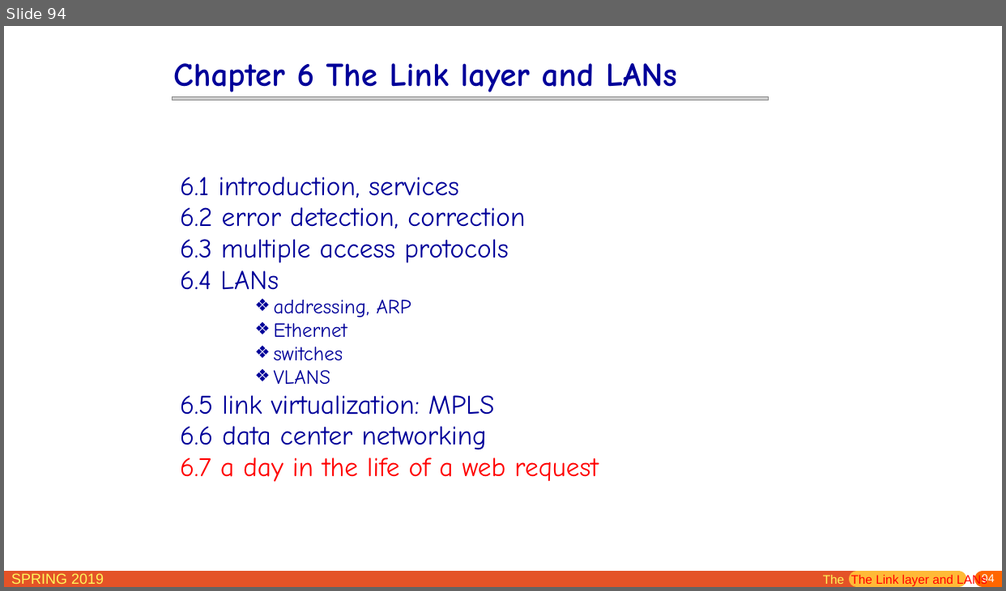
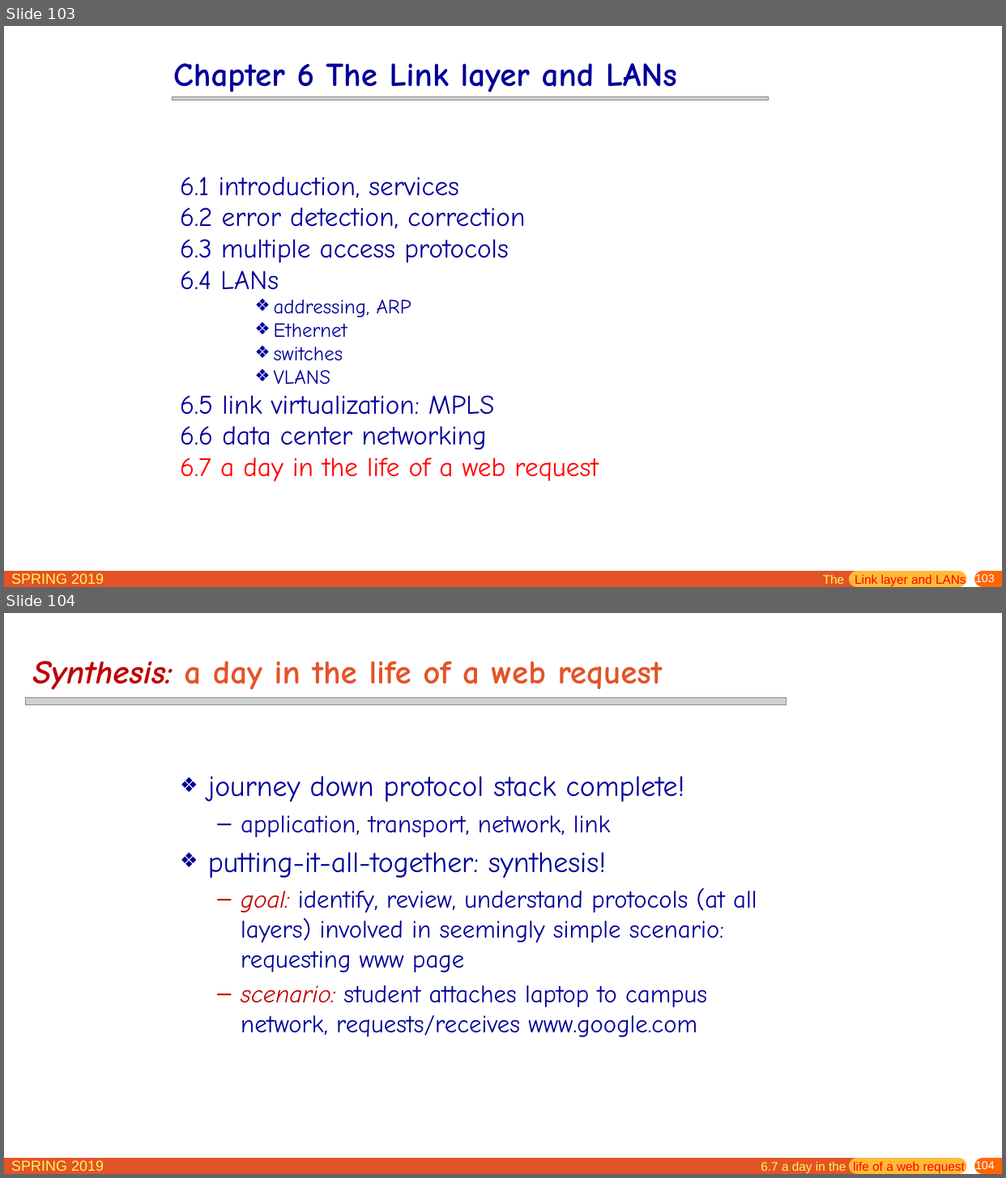
Before and after one commit to jichenghu/PPT_networkDistributed, a slide deck: chapter6.pptx. Shown one above the other, each under a label of ours: slide 94 before the commit, slides 103 and 104 after it. The pictures are 1006x591 and 1006x1178 pixels, drawn with LibreOffice and Linux fonts; fonts in the diff are those of the drawing; grey boxes stand for pictures. Boxes give left, top, right and bottom in pixels: in the first picture for what was removed or moved away, otherwise in the second. Text is boxed around its words. In the diff, an @@ line names an element or a change of style, - is before the commit and + after.

```diff
--- a/chapter6.pptx
+++ b/chapter6.pptx
@@ slide 104 added at (4,613,1002,1174), background #FFFFFF; not listed: 5 template elements that a slide beside it also shows @@
@@ title added at (33,661,663,690), 32 pt, text #E45327, bold @@
+Synthesis: a day in the life of a web request
@@ picture added at (26,697,786,705) @@
@@ text added at (208,776,756,1037), 24 pt, text #000099 @@
+❖ journey down protocol stack complete!
+  – application, transport, network, link
+❖ putting-it-all-together: synthesis!
+  – goal: identify, review, understand protocols (at all layers) involved in seemingly simple scenario: requesting www page
+  – scenario: student attaches laptop to campus network, requests/receives www.google.com
@@ text added at (761,1162,965,1174), 12 pt, text #FF0000 @@
+6.7 a day in the life of a web request
@@ what was slide 94 is now slide 103 @@
@@ slide 103 changed as well @@
@@ text at (823,574,966,587): text changed @@
-The The Link layer and LANs
+The Link layer and LANs
@@ page number at (975,574,995,586): text changed @@
-94
+103
```
Also in this commit, not shown: 13 other slides changed, 16 other slides added.
